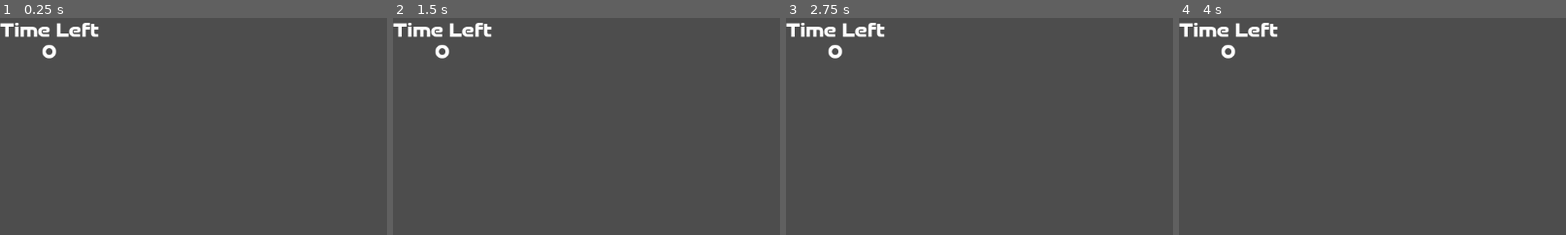
Above: before the commit, frames 1-4 (left to right).
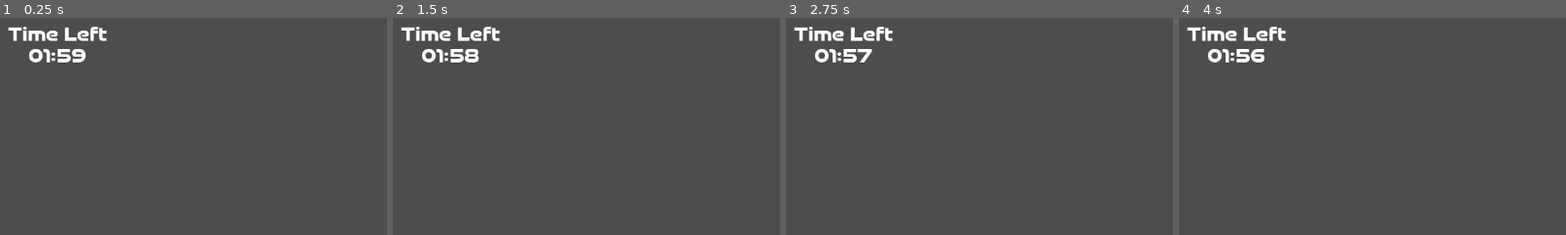
Above: after the commit, the same moments.

Repository: cjpugs/GMTK-Jam-25
Game: Godot game, scene res://scenes/user-interface/game_ui.tscn
The game is run twice, just before and just after one commit, with the same random seed, the same clock (stepped at 60 frames per second) and the same inputs. Before the commit the project has no main scene; this scene is started directly in both runs.
Inputs (mouse positions are % of the whole screen's width and height, from its top left):
- Up to frame 1 (0.25 s): no input
- Up to frame 2 (1.5 s): tap Enter at 0.5 s; move the mouse to (72, 45) at 0.52 s; hold Right (move_right) 0.53-1.28 s; click (72, 45) at 0.67 s; move the mouse to (30, 55) at 1.27 s; hold Down (move_back) from 1.28 s (still down)
- Up to frame 3 (2.75 s): tap Space at 2 s; move the mouse to (60, 28) at 2.02 s; release Down (move_back) at 2.03 s; hold Right (move_right) from 2.03 s (still down)
- Up to frame 4 (4 s): tap Enter at 2.75 s; move the mouse to (45, 70) at 2.77 s; release Right (move_right) at 2.78 s; hold Up (move_forward) 2.78-3.53 s; click (45, 70) at 2.92 s; tap Space at 3.5 s; move the mouse to (80, 65) at 3.52 s; hold Left (move_left) from 3.53 s (still down)
The pictures show only the part of the screen within x 0-50%, y 0-50%; the shares and areas given below are measured in that part.

The runs differ from the first frame. In frame 1, 2.1% of the frame differs, in the area x 0-28%, y 2-21%; in frame 2, 2.1%; in frame 3, 2.0%; in frame 4, 2.1%.
Error before the commit: Invalid operands 'float' and 'int' in operator '%'. (res://scenes/user-interface/game_ui.gd:27)

Commit message:
fixed a quick operator bug and adjusted the ui

Diff:
--- a/project.godot
+++ b/project.godot
@@ -11,6 +11,7 @@
 [application]
 
 config/name="GMTK-Jam-25"
+run/main_scene="uid://bnmn4sf2cl2s7"
 config/features=PackedStringArray("4.4", "Forward Plus")
 config/icon="res://icon.svg"
 
--- a/scenes/user-interface/game_ui.gd
+++ b/scenes/user-interface/game_ui.gd
@@ -1,6 +1,6 @@
 extends CanvasLayer
 
-@onready var score_amount_label : Label = $Score/VBoxContainer/ScoreAmount
+@onready var score_amount_label : Label = $ScoreUI/VBoxContainer/ScoreAmount
 @onready var timer_label : Label = $TimerUI/VBoxContainer/TimeAmount
 
 @onready var countdown_timer : Timer = $Countdown
@@ -12,7 +12,7 @@
 
 
 # Called every frame. 'delta' is the elapsed time since the previous frame.
-func _process(delta: float) -> void:
+func _process(_delta: float) -> void:
 	update_timer()
 
 
@@ -24,7 +24,7 @@
 	var time_left = countdown_timer.time_left
 	if time_left > 0:
 		var minute = floor(time_left / 60)
-		var second = time_left % 60
+		var second = int(time_left) % 60
 		timer_label.text = "%02d:%02d" % [minute, second]
 
 
--- a/scenes/user-interface/game_ui.tscn
+++ b/scenes/user-interface/game_ui.tscn
@@ -42,7 +42,10 @@
 
 [node name="TimerUI" type="Control" parent="."]
 layout_mode = 3
-anchors_preset = 0
+anchor_left = 0.01
+anchor_top = 0.01
+anchor_right = 0.01
+anchor_bottom = 0.01
 
 [node name="VBoxContainer" type="VBoxContainer" parent="TimerUI"]
 layout_mode = 1
